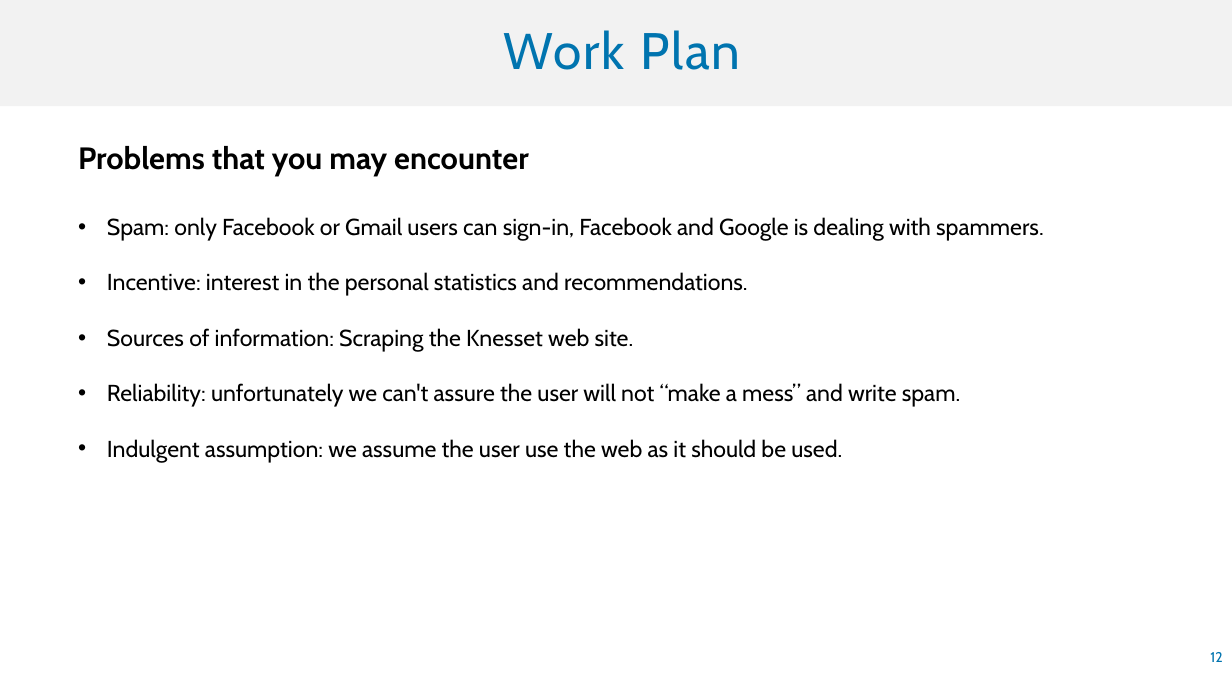
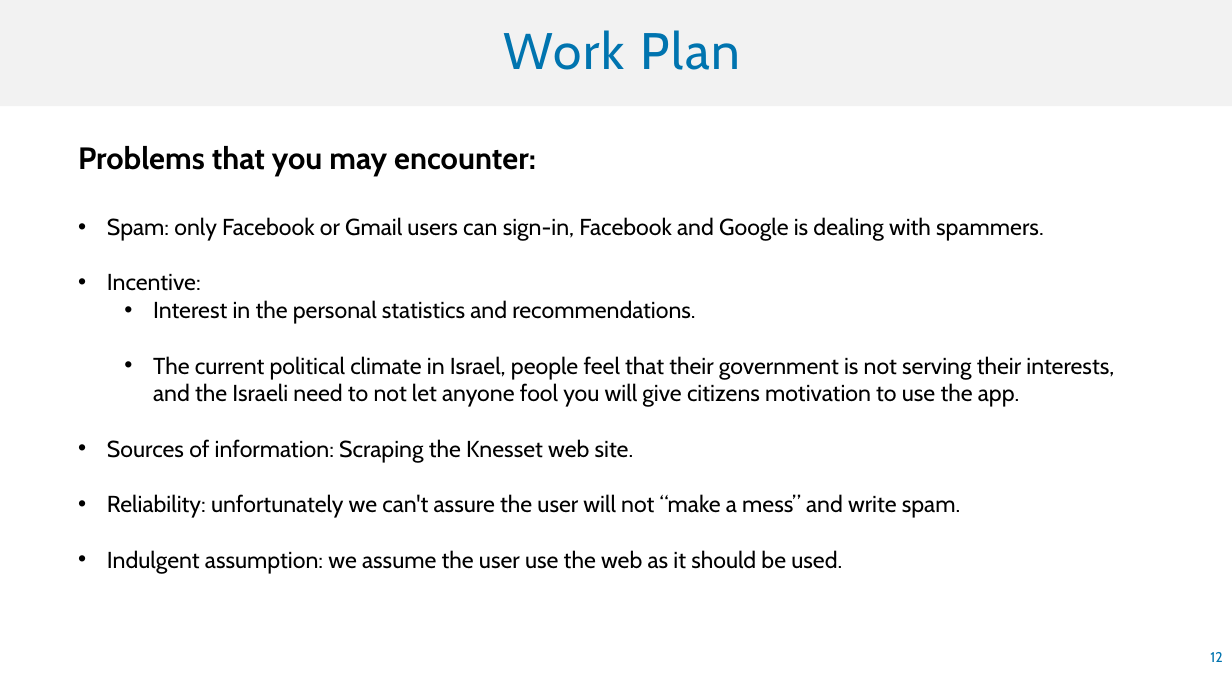
Before and after one commit to idantavor/PoliticalCrowd, a slide deck: slide 12 of CrowdPresentation.pptx. Drawn at 1232x693 pixels with LibreOffice and Linux fonts; fonts in the diff are those of the drawing. Boxes give left, top, right and bottom in pixels: in the first picture for what was removed or moved away, otherwise in the second. Text is boxed around its words. In the diff, an @@ line names an element or a change of style, - is before the commit and + after.

```diff
--- a/CrowdPresentation.pptx
+++ b/CrowdPresentation.pptx
@@ text at <box>78,146,536,176</box>: text changed @@
-Problems that you may encounter
+Problems that you may encounter:
@@ text at <box>107,274,1114,407</box>: text changed @@
-• Incentive: interest in the personal statistics and recommendations.
+• Incentive:
+  • Interest in the personal statistics and recommendations.
+  • The current political climate in Israel, people feel that their government is not serving their interests, and the Israeli need to not let anyone fool you will give citizens motivation to use the app.
```
Also in this commit, not shown: 1 other slide changed.
